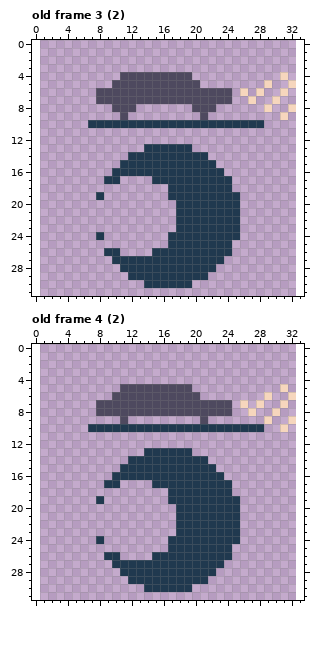
Edited in one commit: pixel-art file (Menu/Nights/NightProgress.aseprite). This is how it looked before the edit.
32x32 pixels, 4 frames. Shown: old frame 3 (2), old frame 4 (2). The old version is drawn lined up with the new one, on the new canvas. The commit also changed other frames, which this record leaves out.
The same view after the edit:
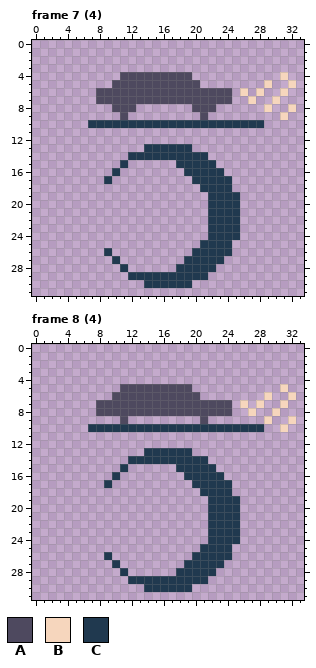
Palette (. is transparent): A #4e495f  B #f6d6bd  C #20394f
A new or re-ordered frame is compared with the old frame closest to it.
The edit:
canvas 32x32 -> 34x32, the old top-left corner now at 1,0
frames 4 -> 10
Frame 7 (4) is new; against old frame 3 (2):
Colour C is gone in row 15 at x 12 to 17; in row 16 at x 11 to 18; in row 17 at x 10 and 15 to 19; in row 18 at x 17 to 20; in row 19 at x 8 and 17 to 21; in rows 20 to 23 at x 18 to 21.
Colour C is gone in row 24 at x 8 and 17 to 21; in row 25 at x 17 to 20; in row 26 at x 10 and 15 to 19; in row 27 at x 11 to 18; in row 28 at x 12 to 17.
Frame 8 (4) is new; against old frame 4 (2): the same change as frame 7 (4)
Boxes around the changes in both pictures, in picture pixels (x1, y1, x2, y2):
erased: (96, 160, 208, 272)
erased: (96, 464, 208, 576)
